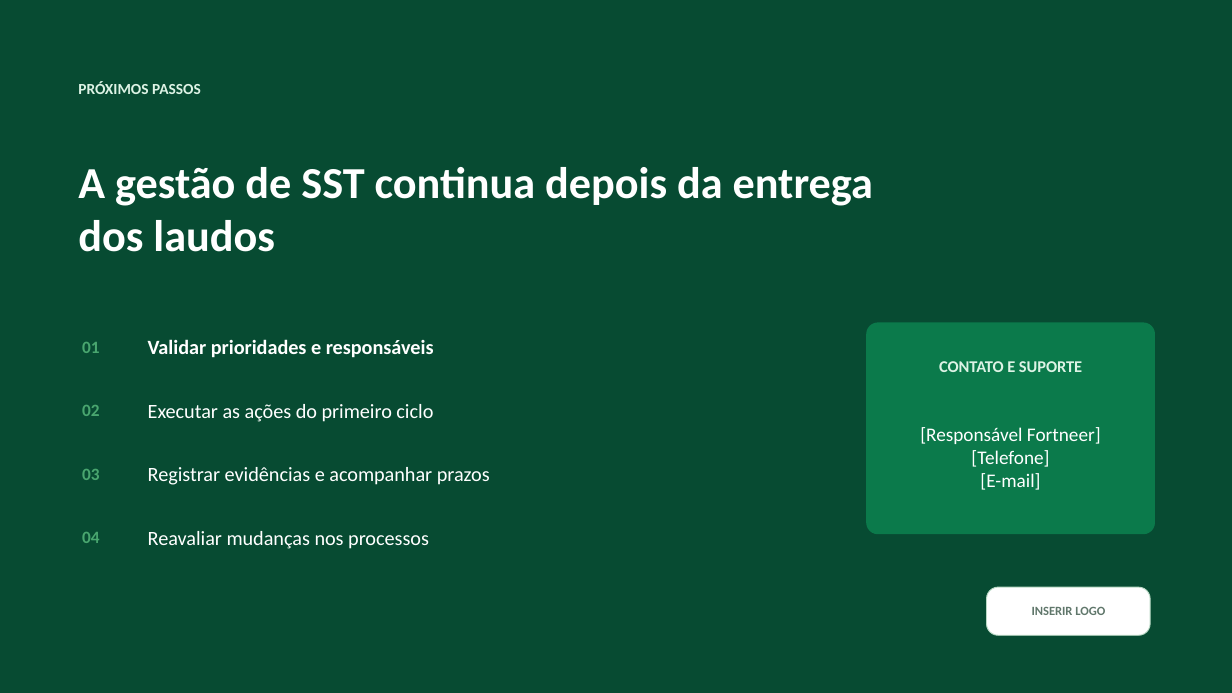
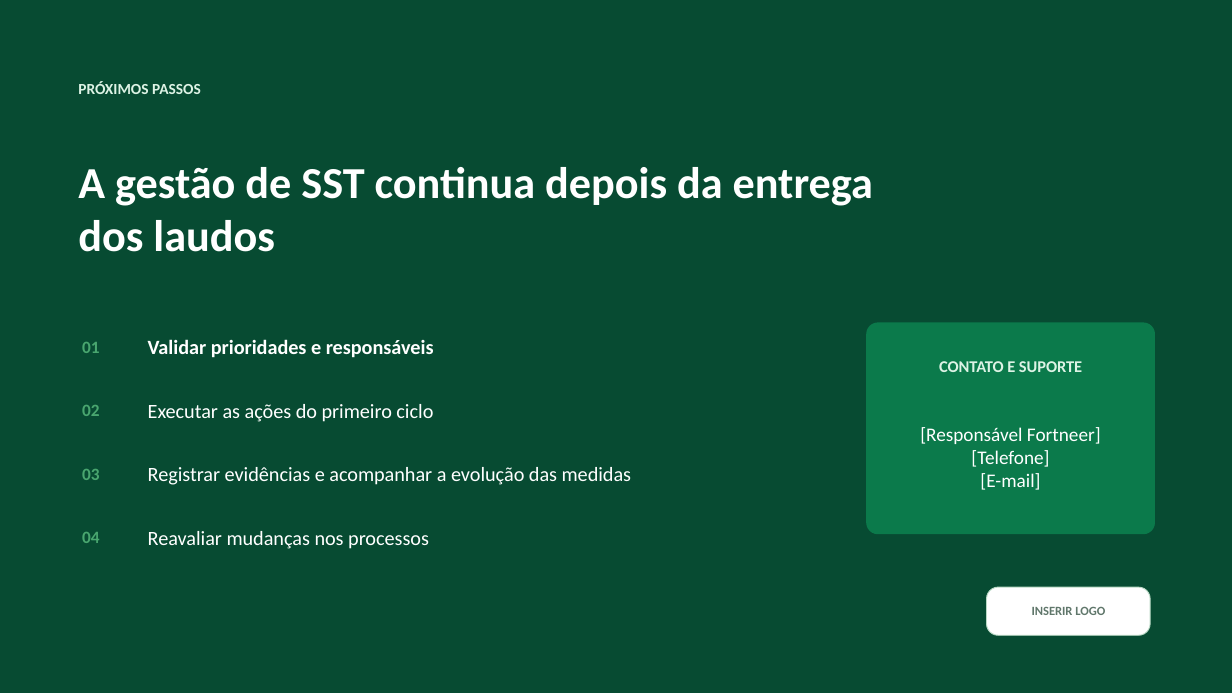
Before and after one commit to eduardoclau/apresentacao-sst-fortneer, a slide deck: slide 15 of Modelo_Devolutiva_SST_Fortneer.pptx. Drawn at 1232x693 pixels with LibreOffice and Linux fonts; fonts in the diff are those of the drawing. Boxes give left, top, right and bottom in pixels: in the first picture for what was removed or moved away, otherwise in the second. Text is boxed around its words. In the diff, an @@ line names an element or a change of style, - is before the commit and + after.

Commit message:
Remove prazos e datas lasdfasdfsadfsadfimite das ações do PGR

```diff
--- a/Modelo_Devolutiva_SST_Fortneer.pptx
+++ b/Modelo_Devolutiva_SST_Fortneer.pptx
@@ text at [148, 467, 631, 485]: text changed @@
-Registrar evidências e acompanhar prazos
+Registrar evidências e acompanhar a evolução das medidas
```
Also in this commit, not shown: 4 other slides changed.
